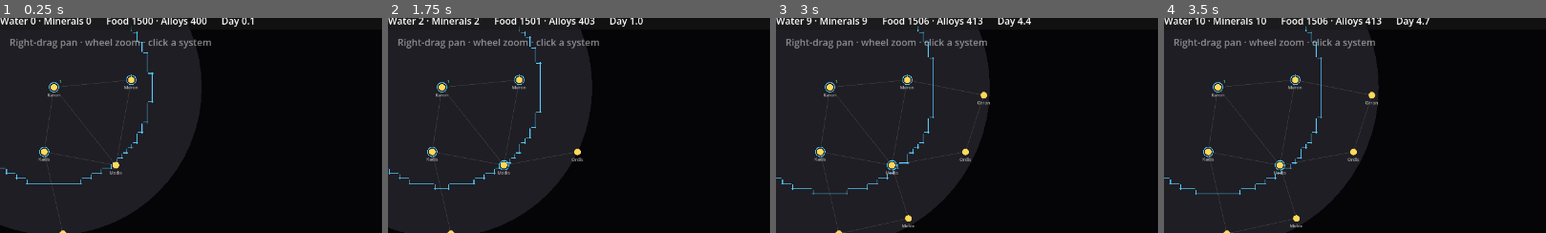
Above: before the commit, frames 1-4 (left to right).
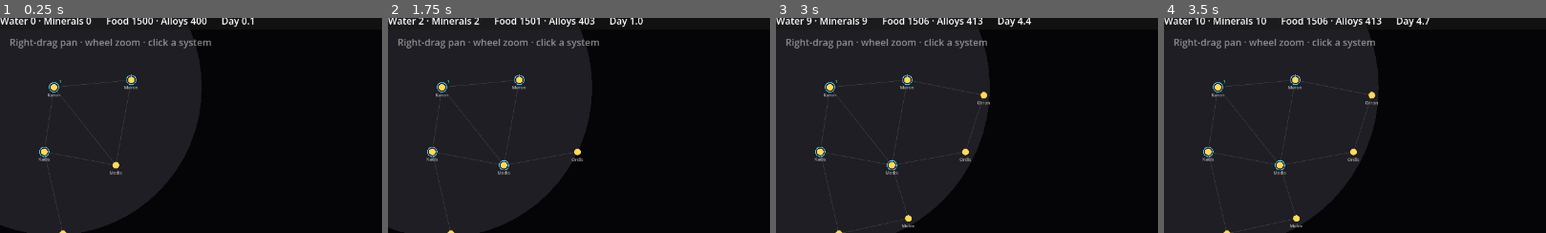
Above: after the commit, the same moments.

Repository: evyatarmitz/reach
Game: Godot game, scene res://game/main.tscn
The game is run twice, just before and just after one commit, with the same random seed, the same clock (stepped at 60 frames per second) and the same inputs.
Inputs:
- Up to frame 1 (0.25 s): no input
- Up to frame 2 (1.75 s): click "1x" at 0.5 s; click "3x" at 1.25 s
- Up to frame 3 (3 s): click "10x" at 2 s; click "1x" at 2.75 s
- Up to frame 4 (3.5 s): no input
The pictures show only the part of the screen within x 0-50%, y 2-52%; the shares and areas given below are measured in that part.

The runs differ from the first frame. In frame 1, 0.4% of the frame differs, in the area x 0-41%, y 4-78%; in frame 2, 0.4%, in the area x 0-41%, y 4-80%; in frame 3, 0.4%; in frame 4, 0.4%.

Commit message:
0.12.0 - smooth border curve (marching squares)
- Replaces the staircase edge segments with a marching-squares contour. For each
  empire, sample its dominance margin (claim_E - strongest rival claim) on a grid
  of cell corners and trace the interpolated zero-contour -> a smooth CURVE, both
  for the hostile seam and an empire's bubble edge against empty space. Cells the
  empire doesn't reach are skipped so a rival's edge isn't traced in the wrong
  colour. Fog-gated per segment.
- At a coincident hostile seam (both empires' margin=0 curves overlap) the
  player's own empire draws last, so the player sees the border in its own colour.
- Reworked the field helpers: _claim_at (one empire's claim, large-finite instead
  of INF so interpolation never hits a divide-by-infinity), _best_other,
  _ms_segments; _owner_at (system rings) now reuses _claim_at.
- 61 tests still pass (render-only; the claim math is covered by the field tests).

Diff:
--- a/desktop/game/main.gd
+++ b/desktop/game/main.gd
@@ -132,68 +132,121 @@
 	for sys in sim.systems.values():
 		_system_owner[sys.id] = _owner_at(sys.map_pos, ids, pos, infl, reach)
 
+	# Sample each empire's claim on a grid of POINTS (cell corners), then trace a
+	# smooth marching-squares contour of every empire's dominance margin
+	# (claim_E − strongest rival claim). The zero-contour is that empire's border
+	# — the hostile seam AND its bubble edge against empty space — as an
+	# interpolated CURVE, not an axis-aligned staircase.
 	var lo := _map_lo - Vector2(140, 140)
 	var hi := _map_hi + Vector2(140, 140)
-	var cols := int((hi.x - lo.x) / BORDER_CELL) + 1
-	var rows := int((hi.y - lo.y) / BORDER_CELL) + 1
-	var owner := PackedInt32Array()
-	owner.resize(cols * rows)
-	for gy in rows:
-		for gx in cols:
-			owner[gy * cols + gx] = _owner_at(
-				Vector2(lo.x + gx * BORDER_CELL, lo.y + gy * BORDER_CELL),
-				ids, pos, infl, reach)
-
-	# Emit a short line segment on each cell edge where the owner changes, inset
-	# toward the cell's own centre so a hostile seam shows two thin parallel
-	# lines (one per empire) instead of one colour overwriting the other.
-	var h := BORDER_CELL * 0.5
-	var inset := 3.0
-	for gy in rows:
-		for gx in cols:
-			var o := owner[gy * cols + gx]
-			if o == -1:
-				continue
-			var c := Vector2(lo.x + gx * BORDER_CELL, lo.y + gy * BORDER_CELL)
-			if not _visible(c):   # fog of war: only draw border where seen
-				continue
-			var col: Color = sim.empires[o].color
-			if gx + 1 < cols and owner[gy * cols + gx + 1] != o:
-				var x := c.x + h - inset
-				_border_segments.append([Vector2(x, c.y - h), Vector2(x, c.y + h), col])
-			if gx - 1 >= 0 and owner[gy * cols + gx - 1] != o:
-				var x2 := c.x - h + inset
-				_border_segments.append([Vector2(x2, c.y - h), Vector2(x2, c.y + h), col])
-			if gy + 1 < rows and owner[(gy + 1) * cols + gx] != o:
-				var y := c.y + h - inset
-				_border_segments.append([Vector2(c.x - h, y), Vector2(c.x + h, y), col])
-			if gy - 1 >= 0 and owner[(gy - 1) * cols + gx] != o:
-				var y2 := c.y - h + inset
-				_border_segments.append([Vector2(c.x - h, y2), Vector2(c.x + h, y2), col])
-
-
-# Owner of a world point using precomputed per-empire source arrays. Combined
-# claim = (Σi)² / Σ(d·i) over sources within reach; argmax empire, -1 if none.
+	var pcols := int((hi.x - lo.x) / BORDER_CELL) + 2   # +1 cells -> +2 corners
+	var prows := int((hi.y - lo.y) / BORDER_CELL) + 2
+	var claims: Array = []   # claims[k] = PackedFloat32Array over all corner points
+	for k in ids.size():
+		var arr := PackedFloat32Array()
+		arr.resize(pcols * prows)
+		for gy in prows:
+			for gx in pcols:
+				arr[gy * pcols + gx] = _claim_at(
+					Vector2(lo.x + gx * BORDER_CELL, lo.y + gy * BORDER_CELL),
+					pos[k], infl[k], reach[k])
+		claims.append(arr)
+
+	# Draw rivals first, the player's own empire last, so at a coincident seam
+	# (where both empires' margin=0 curves overlap) the player sees its own colour.
+	var order: Array = []
+	for k in ids.size():
+		if ids[k] != player_empire_id:
+			order.append(k)
+	for k in ids.size():
+		if ids[k] == player_empire_id:
+			order.append(k)
+	for k in order:
+		var ck: PackedFloat32Array = claims[k]
+		var col: Color = sim.empires[ids[k]].color
+		for cy in prows - 1:
+			for cx in pcols - 1:
+				var i_tl := cy * pcols + cx
+				var i_tr := cy * pcols + cx + 1
+				var i_br := (cy + 1) * pcols + cx + 1
+				var i_bl := (cy + 1) * pcols + cx
+				# Skip cells this empire doesn't reach (avoids tracing a rival's
+				# bubble edge in the wrong colour where both claims are ~0).
+				if ck[i_tl] <= 0.0 and ck[i_tr] <= 0.0 \
+						and ck[i_br] <= 0.0 and ck[i_bl] <= 0.0:
+					continue
+				var p_tl := Vector2(lo.x + cx * BORDER_CELL, lo.y + cy * BORDER_CELL)
+				var p_tr := p_tl + Vector2(BORDER_CELL, 0)
+				var p_br := p_tl + Vector2(BORDER_CELL, BORDER_CELL)
+				var p_bl := p_tl + Vector2(0, BORDER_CELL)
+				var m_tl := ck[i_tl] - _best_other(claims, k, i_tl)
+				var m_tr := ck[i_tr] - _best_other(claims, k, i_tr)
+				var m_br := ck[i_br] - _best_other(claims, k, i_br)
+				var m_bl := ck[i_bl] - _best_other(claims, k, i_bl)
+				for seg in _ms_segments([p_tl, p_tr, p_br, p_bl],
+						[m_tl, m_tr, m_br, m_bl]):
+					# Fog of war: only draw the border where the player can see.
+					if _visible((seg[0] + seg[1]) * 0.5):
+						_border_segments.append([seg[0], seg[1], col])
+
+
+# One empire's combined claim at a world point: (Σi)² / Σ(d·i) over its sources
+# within reach; 0 if none reach. A large finite stands in for "on a source" so
+# marching-squares interpolation never divides by an infinity.
+func _claim_at(p: Vector2, pv: PackedVector2Array, iv: PackedFloat32Array,
+		rv: PackedFloat32Array) -> float:
+	var si := 0.0
+	var sri := 0.0
+	for j in pv.size():
+		var d := p.distance_to(pv[j])
+		if d <= rv[j]:
+			si += iv[j]
+			sri += d * iv[j]
+	if si <= 0.0:
+		return 0.0
+	return 1.0e9 if sri <= 0.0 else (si * si) / sri
+
+
+func _best_other(claims: Array, k: int, pi: int) -> float:
+	var best := 0.0
+	for j in claims.size():
+		if j != k:
+			var v: float = claims[j][pi]
+			if v > best:
+				best = v
+	return best
+
+
+# Owner of a world point (argmax claim), -1 if none reach. Used for system rings.
 func _owner_at(p: Vector2, ids: Array, pos: Array, infl: Array, reach: Array) -> int:
 	var best := -1
 	var best_claim := 0.0
 	for k in ids.size():
-		var pv: PackedVector2Array = pos[k]
-		var iv: PackedFloat32Array = infl[k]
-		var rv: PackedFloat32Array = reach[k]
-		var si := 0.0
-		var sri := 0.0
-		for j in pv.size():
-			var d := p.distance_to(pv[j])
-			if d <= rv[j]:
-				si += iv[j]
-				sri += d * iv[j]
-		if si > 0.0:
-			var claim := INF if sri <= 0.0 else (si * si) / sri
-			if claim > best_claim:
-				best_claim = claim
-				best = ids[k]
+		var c := _claim_at(p, pos[k], infl[k], reach[k])
+		if c > best_claim:
+			best_claim = c
+			best = ids[k]
 	return best
+
+
+# Marching-squares contour segments of the level set margin=0 inside one cell.
+# Corners in order [TL, TR, BR, BL]; edges connect consecutive corners. Crossings
+# are linearly interpolated for a smooth curve.
+func _ms_segments(p: Array, m: Array) -> Array:
+	var inside := [m[0] >= 0.0, m[1] >= 0.0, m[2] >= 0.0, m[3] >= 0.0]
+	var e := {}   # edge index -> crossing point
+	for edge in 4:
+		var a: int = edge
+		var b: int = (edge + 1) % 4
+		if inside[a] != inside[b]:
+			var t: float = m[a] / (m[a] - m[b])
+			e[edge] = (p[a] as Vector2).lerp(p[b], t)
+	var keys: Array = e.keys()
+	if keys.size() == 2:
+		return [[e[keys[0]], e[keys[1]]]]
+	if keys.size() == 4:   # saddle — connect adjacent edge pairs
+		return [[e[0], e[3]], [e[1], e[2]]]
+	return []
 
 
 # Galaxy view: free pan/zoom (persisted). System view: locked so SYSTEM_CENTER
